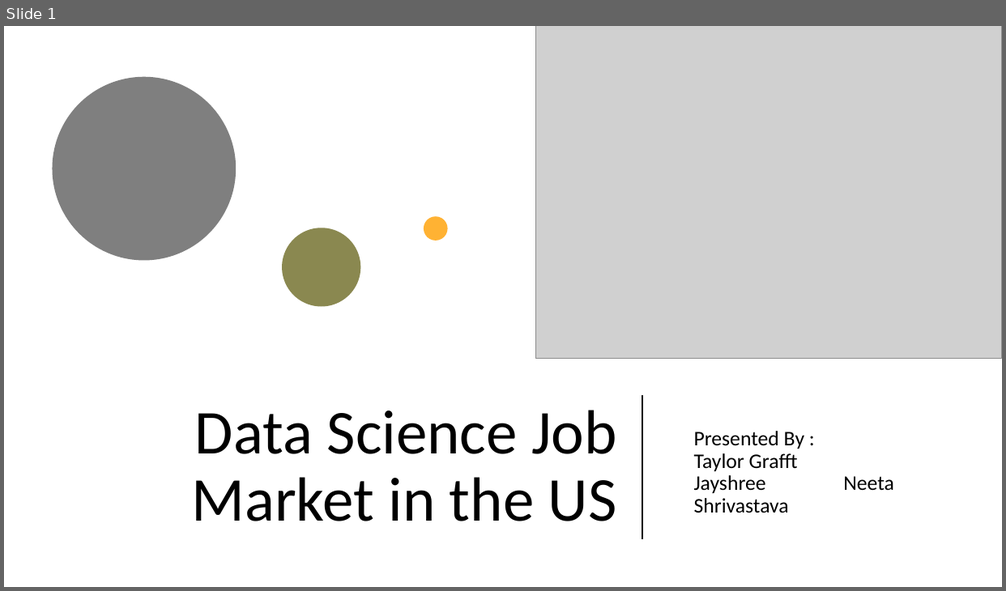
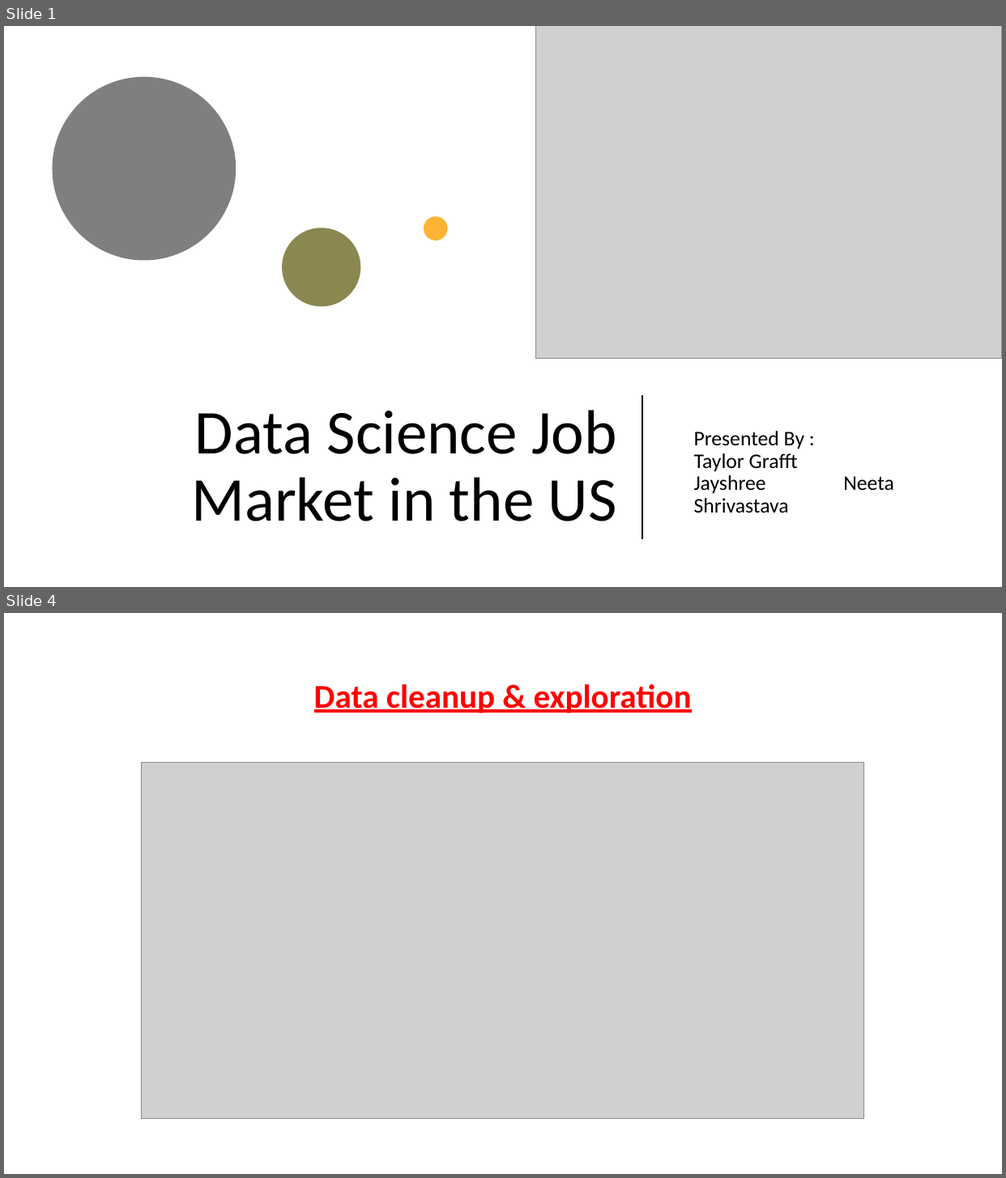
Before and after one commit to tjgrafft/DataScienceJobs_Project, a slide deck: presentation/Presentation.pptx. Shown one above the other, each under a label of ours: slide 1 before the commit, slides 1 and 4 after it; the slides between them are not shown. The pictures are 1006x591 and 1006x1178 pixels, drawn with LibreOffice and Linux fonts; fonts in the diff are those of the drawing; grey boxes stand for pictures. Boxes give left, top, right and bottom in pixels: in the first picture for what was removed or moved away, otherwise in the second. Text is boxed around its words. In the diff, an @@ line names an element or a change of style, - is before the commit and + after.

```diff
--- a/presentation/Presentation.pptx
+++ b/presentation/Presentation.pptx
@@ slide 4 added at (4,613,1002,1174), background #FFFFFF @@
@@ text added at (314,684,692,713), 32 pt, text #FF0000, bold, underline @@
+Data cleanup & exploration
@@ picture added at (141,763,864,1119) @@
```
Also in this commit, not shown: 7 slides changed, 5 other slides added, 5 slides removed, 1 other file.
